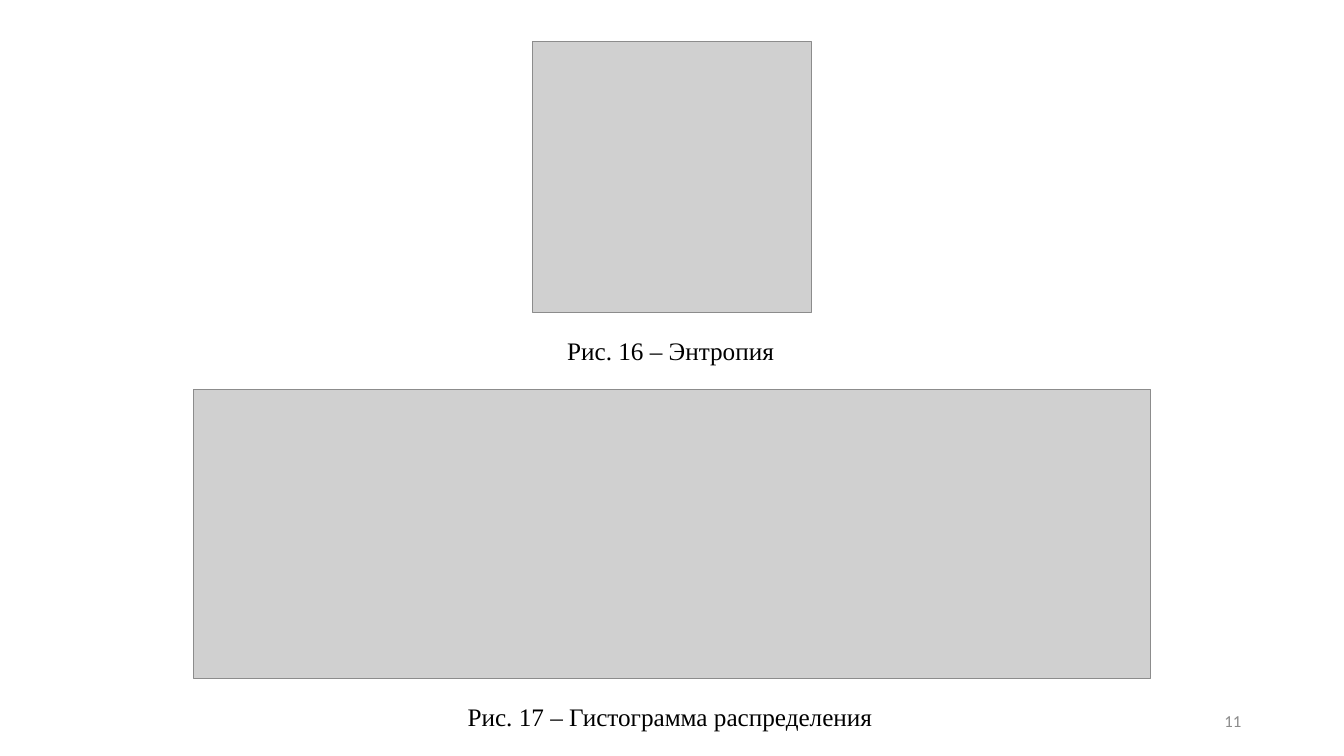
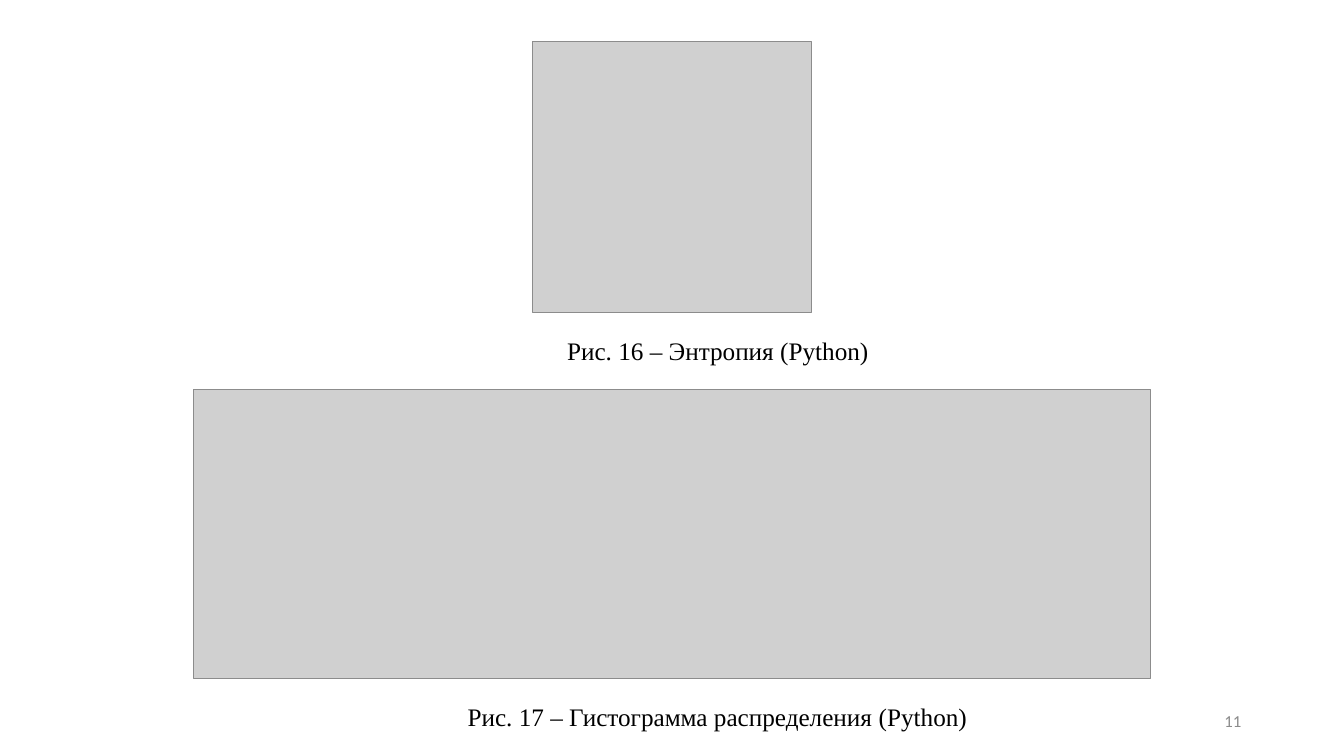
Before and after one commit to RomanKostin/Reverse_Engineering_Blinskii_Kostin_TKI-341, a slide deck: slide 11 of lab1/Лр1_Энтропия.pptx. Drawn at 1344x756 pixels with LibreOffice and Linux fonts; fonts in the diff are those of the drawing; grey boxes stand for pictures; background and template pictures are left out. Boxes give left, top, right and bottom in pixels: in the first picture for what was removed or moved away, otherwise in the second. Text is boxed around its words. In the diff, an @@ line names an element or a change of style, - is before the commit and + after.

```diff
--- a/lab1/Лр1_Энтропия.pptx
+++ b/lab1/Лр1_Энтропия.pptx
@@ text at [567,342,868,366]: text changed @@
-Рис. 16 – Энтропия
+Рис. 16 – Энтропия (Python)
@@ text at [468,708,967,732]: text changed @@
-Рис. 17 – Гистограмма распределения
+Рис. 17 – Гистограмма распределения (Python)
```
Also in this commit, not shown: 12 other slides changed, 1 slide added.
